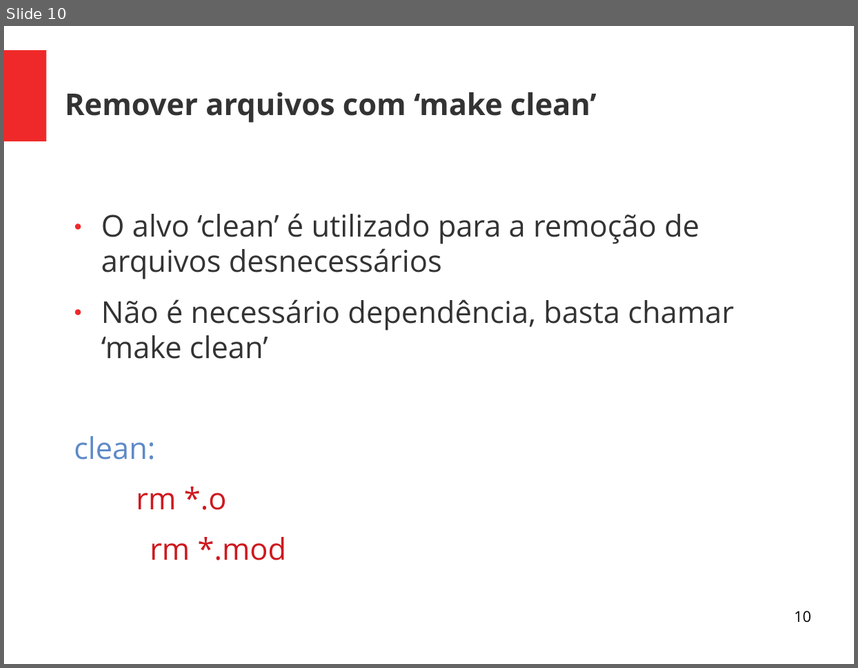
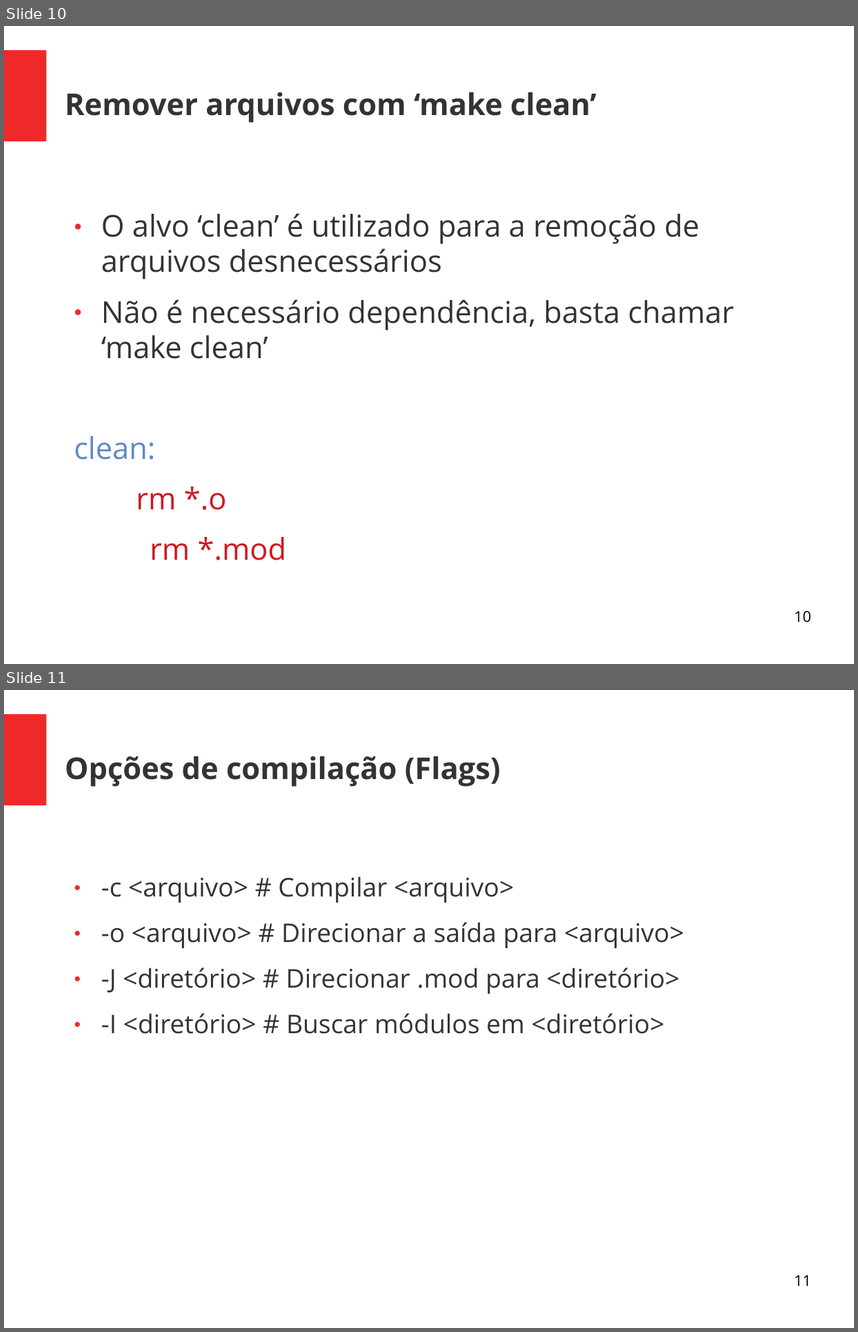
Before and after one commit to Geofisicando/curso-Makefile, a slide deck: slides/Apresentação_curso_Makefile.ppt. Shown one above the other, each under a label of ours: slide 10 before the commit, slides 10 and 11 after it. The pictures are 858x668 and 858x1332 pixels, drawn with LibreOffice and Linux fonts; fonts in the diff are those of the drawing. Boxes give left, top, right and bottom in pixels: in the first picture for what was removed or moved away, otherwise in the second. Text is boxed around its words. In the diff, an @@ line names an element or a change of style, - is before the commit and + after.

Commit message:
Estudo sobre flags do Makefile
Estudo sobre as opções das flags dos arquivos Makefile

```diff
--- a/slides/Apresentação_curso_Makefile.ppt
+++ b/slides/Apresentação_curso_Makefile.ppt
@@ slide 11 added at (x1=4, y1=690, x2=854, y2=1328), background #FFFFFF; not listed: 1 template element that a slide beside it also shows @@
@@ title added at (x1=65, y1=756, x2=501, y2=787), 28 pt, text #333333, bold @@
+Opções de compilação (Flags)
@@ text added at (x1=101, y1=876, x2=684, y2=1034), 24 pt, text #333333 @@
+● -c <arquivo> # Compilar <arquivo>
+● -o <arquivo> # Direcionar a saída para <arquivo>
+● -J <diretório> # Direcionar .mod para <diretório>
+● -I <diretório> # Buscar módulos em <diretório>
@@ page number added at (x1=794, y1=1274, x2=811, y2=1285), 14 pt, text #000000 @@
+11
```
Also in this commit, not shown: 6 other files.
